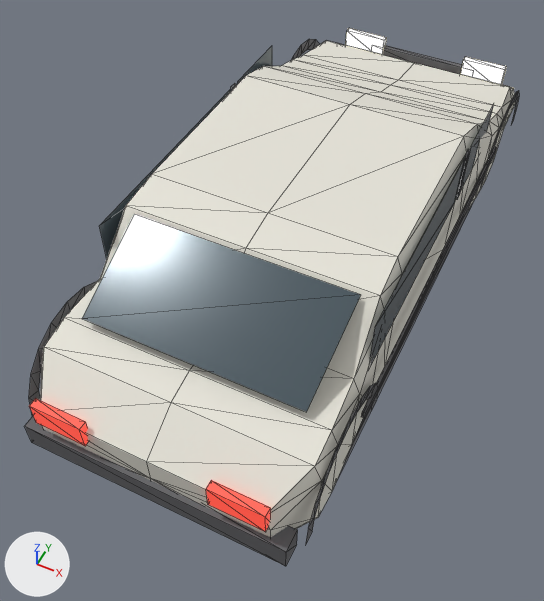
A saved change to the glTF model game/assets/models/cars/zastava_101.glb.
Both versions are drawn from a 50 mm camera at (1.34, -3.33, 3.43) aimed at (-0.08, -0.49, -0.12). Lighting does not change. The marker at lower left points along +X, +Y and +Z. The picture after the commit comes second. Mesh edges are drawn as thin lines. Vertices at exactly the same position are counted once.

Objects in the first picture: 'car_body'.
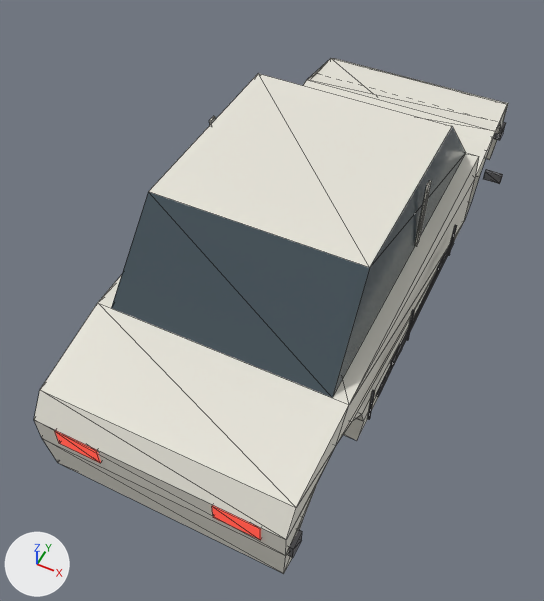
Location of each change, (x1, y1, x2, y2) in pixels of the pictures (544 x 601 px; the box of a moved part takes in the faces that stretch with it):
'car_body', reshaped
    before: (25, 28, 519, 566)
    after: (34, 58, 508, 573)
part 1 of me_mesh_0, added
    after: (415, 180, 431, 246)
part 2 of me_mesh_0, added
    after: (493, 122, 506, 140)
part 3 of me_mesh_0, added
    after: (288, 530, 302, 557)
part 4 of me_mesh_0, added
    after: (448, 225, 457, 256)
part 5 of me_mesh_0, added
    after: (407, 310, 415, 340)
part 6 of me_mesh_0, added
    after: (367, 390, 375, 419)
part 7 of me_mesh_0, added
    after: (437, 253, 447, 271)
part 8 of me_mesh_0, added
    after: (391, 344, 403, 365)
part 9 of me_mesh_0, added
    after: (483, 169, 503, 184)
part 10 of me_mesh_0, added
    after: (376, 239, 455, 397)
part 11 of me_mesh_0, added (red)
    after: (55, 431, 101, 463)
part 12 of me_mesh_0, rebuilt
    before: (40, 41, 515, 537)
    after: (34, 58, 508, 573)
part 13 of me_mesh_0, deleted
    before: (29, 28, 519, 545)
part 14 of me_mesh_0, moved or reshaped
    before: (25, 416, 298, 566)
    after: (111, 73, 466, 540)

The change, as a diff of the scene's bpy script:
```diff
--- a/game/assets/models/cars/zastava_101.glb.py
+++ b/game/assets/models/cars/zastava_101.glb.py
@@ me_mesh_0 @@
 # used by ob_car_body; location = (0.0, 0.0, 0.0)
-me_mesh_0.from_pydata(...)  # 364 vertices, 532 faces; spans x -0.82..0.82, y -2.01..2.01, z -0.21..0.81
+me_mesh_0.from_pydata(...)  # 316 vertices, 486 faces; spans x -0.94..0.94, y -1.97..1.97, z -0.36..0.84
+# me_mesh_0 part 1: a new loose piece, a box spanning x 0.665..0.677, y -0.125..-0.075, z 0.365..0.815, in mat_material_0 (white #e7e5da)
+# me_mesh_0 part 2: a new loose piece, a box spanning x -0.752..0.752, y 1.83..1.93, z -0.14..-0.04, in mat_material_2 (dark grey #69696c)
+# me_mesh_0 part 3: a new loose piece, a box spanning x -0.752..0.752, y -1.93..-1.83, z -0.14..-0.04, in mat_material_2 (dark grey #69696c)
+# me_mesh_0 part 4: a new loose piece, a box spanning x 0.79..0.802, y 0.353..0.367, z -0.08..0.18, in mat_material_2 (dark grey #69696c)
+# me_mesh_0 part 5: a new loose piece, a box spanning x 0.79..0.802, y -0.447..-0.433, z -0.08..0.18, in mat_material_2 (dark grey #69696c)
+# me_mesh_0 part 6: a new loose piece, a box spanning x 0.79..0.802, y -1.067..-1.053, z -0.08..0.18, in mat_material_2 (dark grey #69696c)
+# me_mesh_0 part 7: a new loose piece, a box spanning x 0.802..0.822, y -0.005..0.125, z 0.115..0.145, in mat_material_2 (dark grey #69696c)
+# me_mesh_0 part 8: a new loose piece, a box spanning x 0.802..0.822, y -0.805..-0.675, z 0.115..0.145, in mat_material_2 (dark grey #69696c)
+# me_mesh_0 part 9: a new loose piece, a box spanning x 0.835..0.945, y 0.785..0.815, z 0.26..0.32, in mat_material_2 (dark grey #69696c)
+# me_mesh_0 part 10: a new loose piece, a box spanning x 0.797..0.811, y -0.99..0.35, z 0.043..0.078, in mat_material_2 (dark grey #69696c)
+# me_mesh_0 part 11: a new loose piece, a box spanning x -0.594..-0.334, y -1.965..-1.915, z -0.03..0.09, in mat_material_4 (red #e75950, glowing red #cb3827)
+# me_mesh_0 part 12: the loose piece of 132 vertices spanning x -0.8..0.8, y -1.98..1.98, z -0.15..0.81 is rebuilt with 60 vertices and now spans x -0.77..0.77, y -1.96..1.96, z -0.36..0.34
+# me_mesh_0 part 13: 24 loose pieces with 224 vertices, spanning x -0.82..0.82, y -2.01..2.01, z -0.21..0.79, are deleted
+# me_mesh_0 part 14: 8 vertices removed from x -0.75..0.75, y -2.01..-1.89, z -0.07..0.09; 16 vertices added at x -0.67..0.67, y -1.97..0.9, z -0.03..0.84
+# other edits to the shape of me_mesh_0 do not show in these pictures
 me_mesh_0.materials.append(mat_material_0)
```
